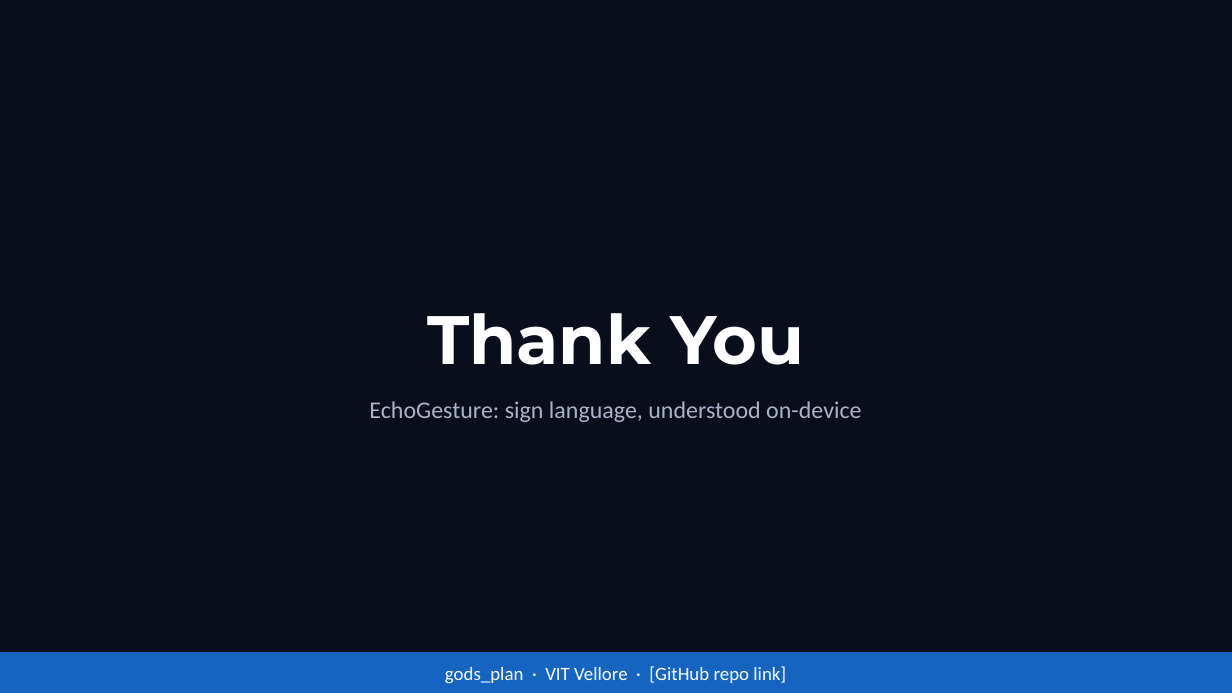
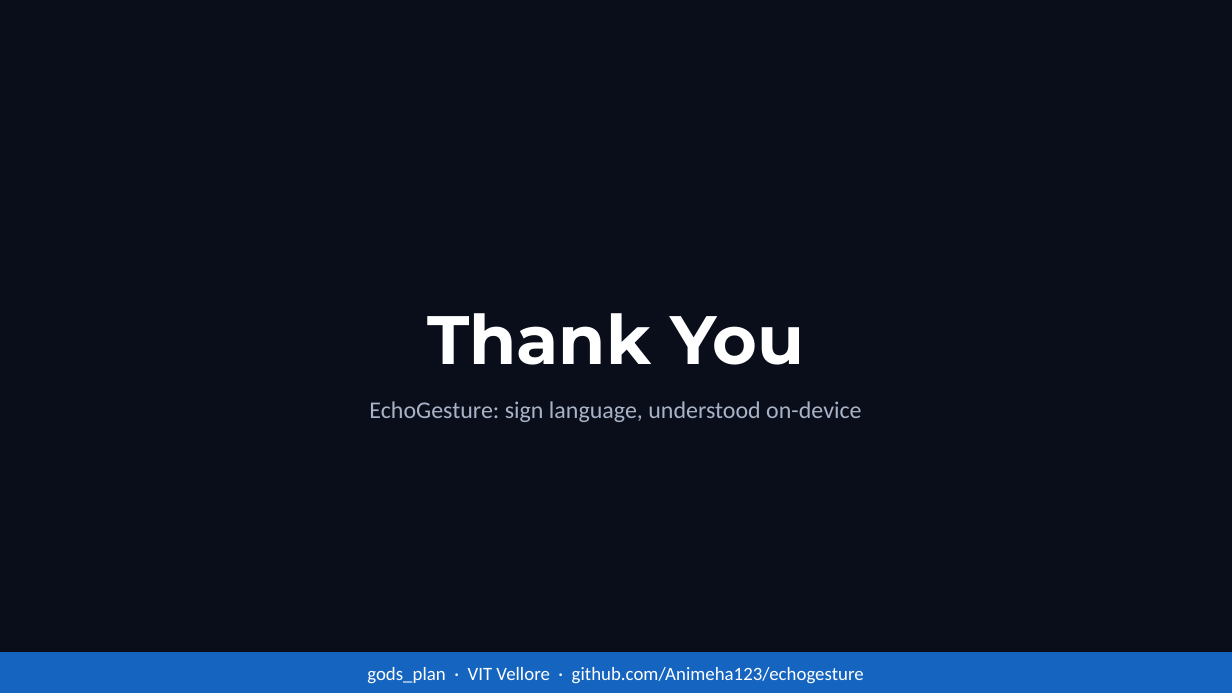
Before and after one commit to Animeha123/echogesture, a slide deck: slide 9 of docs/gods_plan_EchoGesture.pptx. Drawn at 1232x693 pixels with LibreOffice and Linux fonts; fonts in the diff are those of the drawing. Boxes give left, top, right and bottom in pixels: in the first picture for what was removed or moved away, otherwise in the second. Text is boxed around its words. In the diff, an @@ line names an element or a change of style, - is before the commit and + after.

```diff
--- a/docs/gods_plan_EchoGesture.pptx
+++ b/docs/gods_plan_EchoGesture.pptx
@@ text at <box>367,667,864,684</box>: text changed @@
-gods_plan · VIT Vellore · [GitHub repo link]
+gods_plan · VIT Vellore · github.com/Animeha123/echogesture
```
Also in this commit, not shown: 6 other slides changed, 44 other files.
